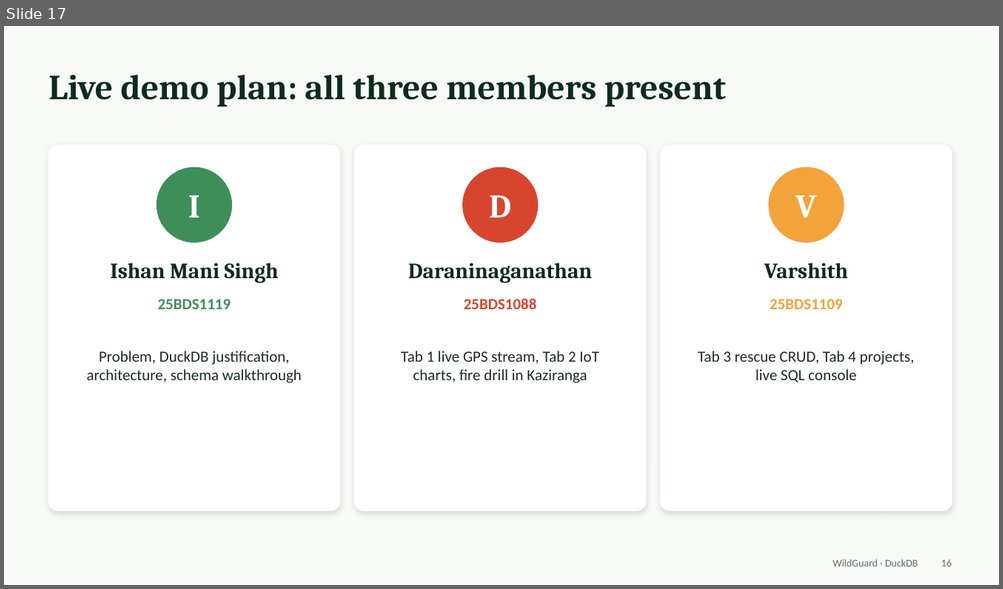
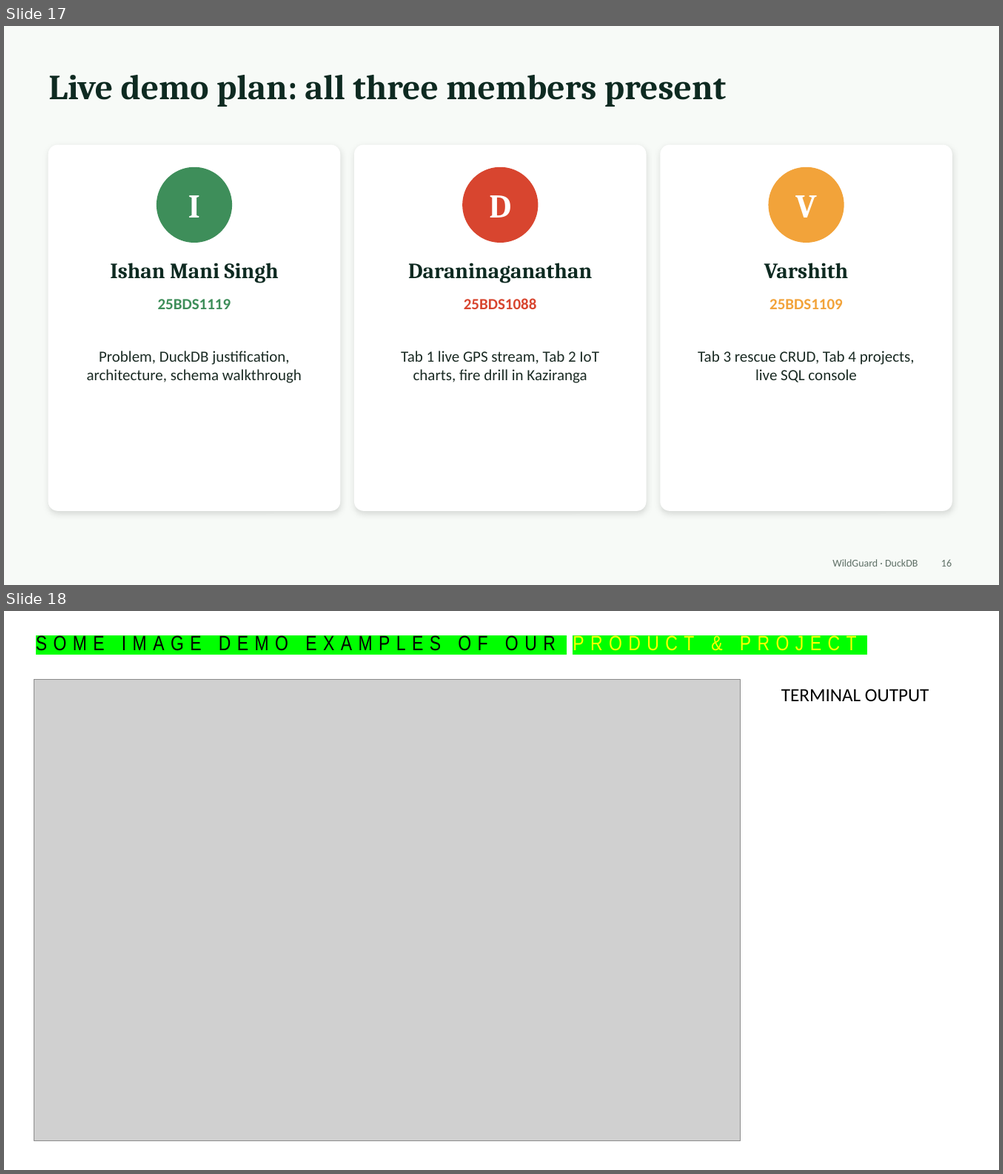
Before and after one commit to Irresistible-Ishan/DBMS-DuckBD-wildlife-monitoring-project-BACSE202, a slide deck: WildGuard_DuckDB_Presentation.pptx. Shown one above the other, each under a label of ours: slide 17 before the commit, slides 17 and 18 after it. The pictures are 1003x589 and 1003x1174 pixels, drawn with LibreOffice and Linux fonts; fonts in the diff are those of the drawing; grey boxes stand for pictures. Boxes give left, top, right and bottom in pixels: in the first picture for what was removed or moved away, otherwise in the second. Text is boxed around its words. In the diff, an @@ line names an element or a change of style, - is before the commit and + after.

Commit message:
modified ppt and images demo

```diff
--- a/WildGuard_DuckDB_Presentation.pptx
+++ b/WildGuard_DuckDB_Presentation.pptx
@@ slide 18 added at box(4, 611, 999, 1170), background #FFFFFF @@
@@ text added at box(36, 634, 856, 651), 20 pt, text #000000 @@
+SOME IMAGE DEMO EXAMPLES OF OUR PRODUCT & PROJECT
@@ picture added at box(34, 680, 740, 1142) @@
@@ text added at box(781, 689, 929, 702), 18 pt, text #000000 @@
+TERMINAL OUTPUT
```
Also in this commit, not shown: 1 slide changed, 5 other slides added, 5 other files.
